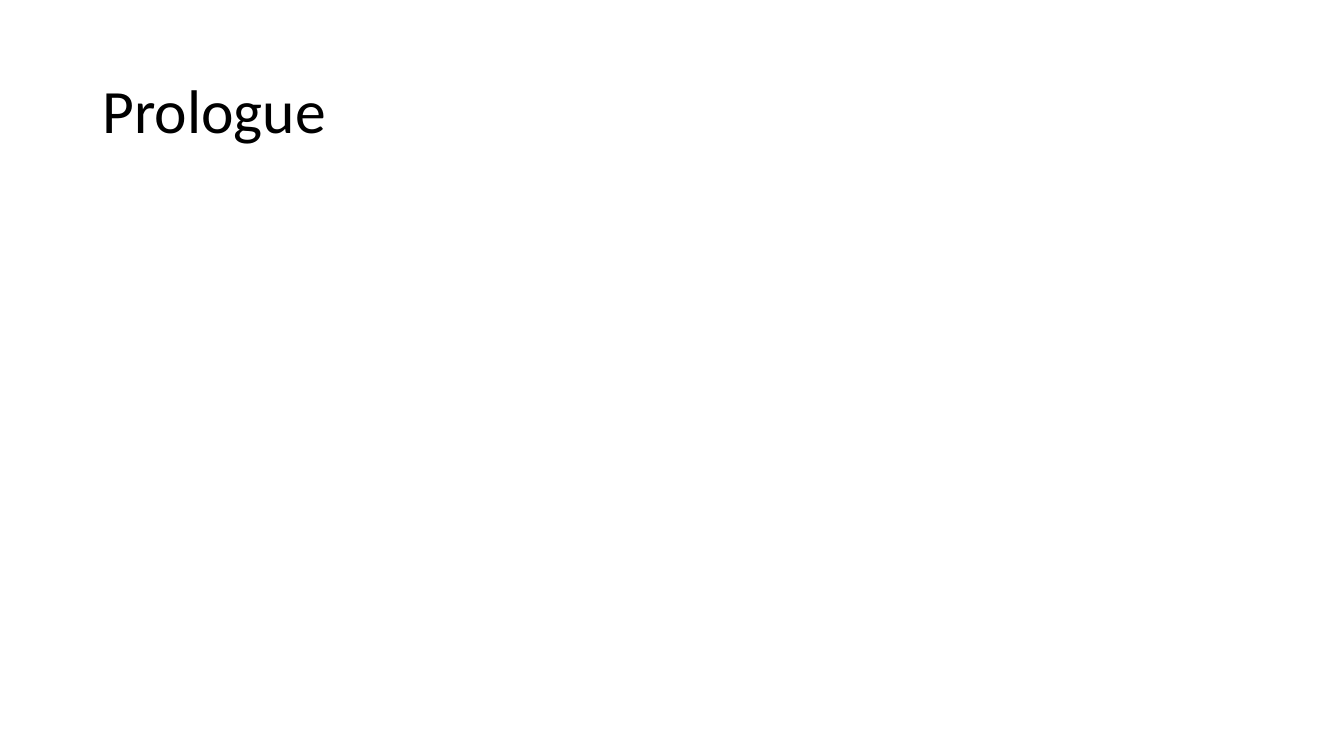
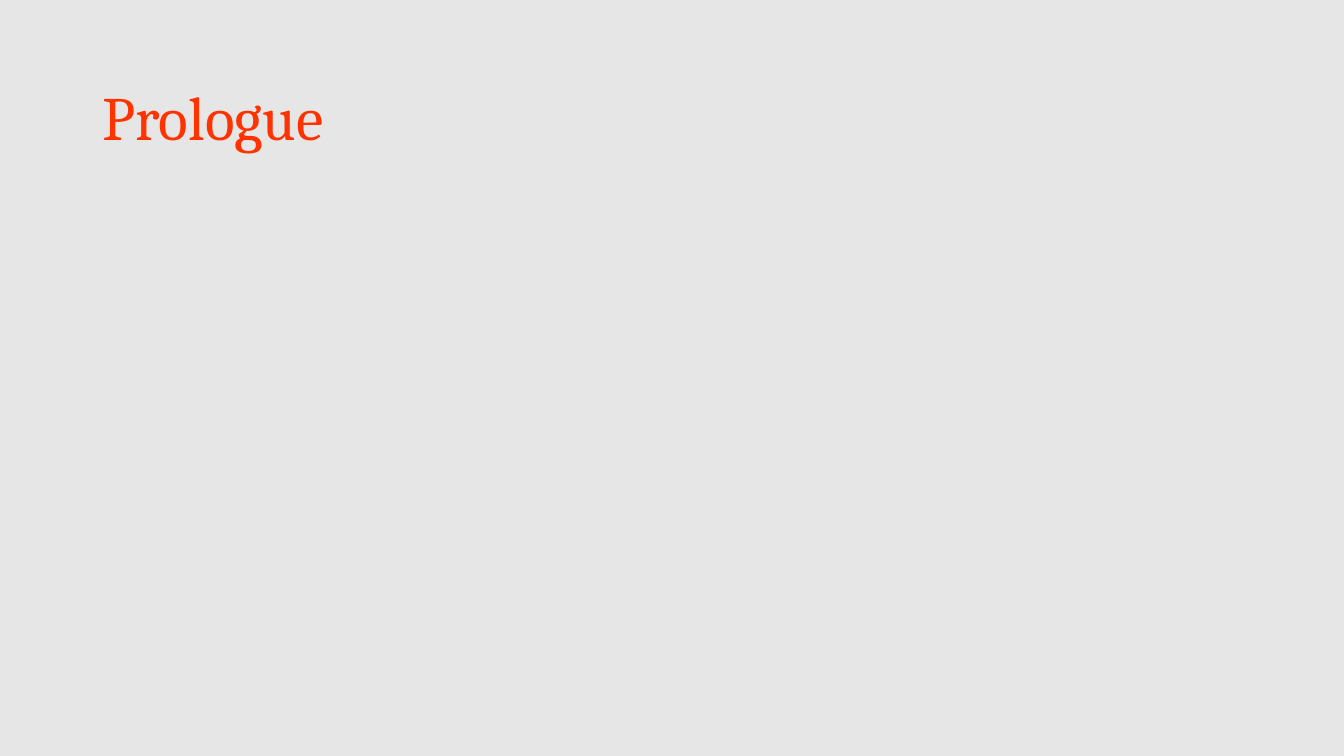
Before and after one commit to djhmateer/davesmusic, a slide deck: slide 6 of Documents/DavesTopMusic.pptx (slide 5 before the commit). Drawn at 1344x756 pixels with LibreOffice and Linux fonts; fonts in the diff are those of the drawing. Boxes give left, top, right and bottom in pixels: in the first picture for what was removed or moved away, otherwise in the second. Text is boxed around its words. In the diff, an @@ line names an element or a change of style, - is before the commit and + after.

```diff
--- a/Documents/DavesTopMusic.pptx
+++ b/Documents/DavesTopMusic.pptx
@@ background #FFFFFF to #E7E6E6 @@
@@ title "Prologue" at bbox=[102, 97, 323, 154]: font Calibri to Cambria, text colour #000000 to #FF3300 @@
```
Also in this commit, not shown: 4 other slides changed, 1 slide added.
